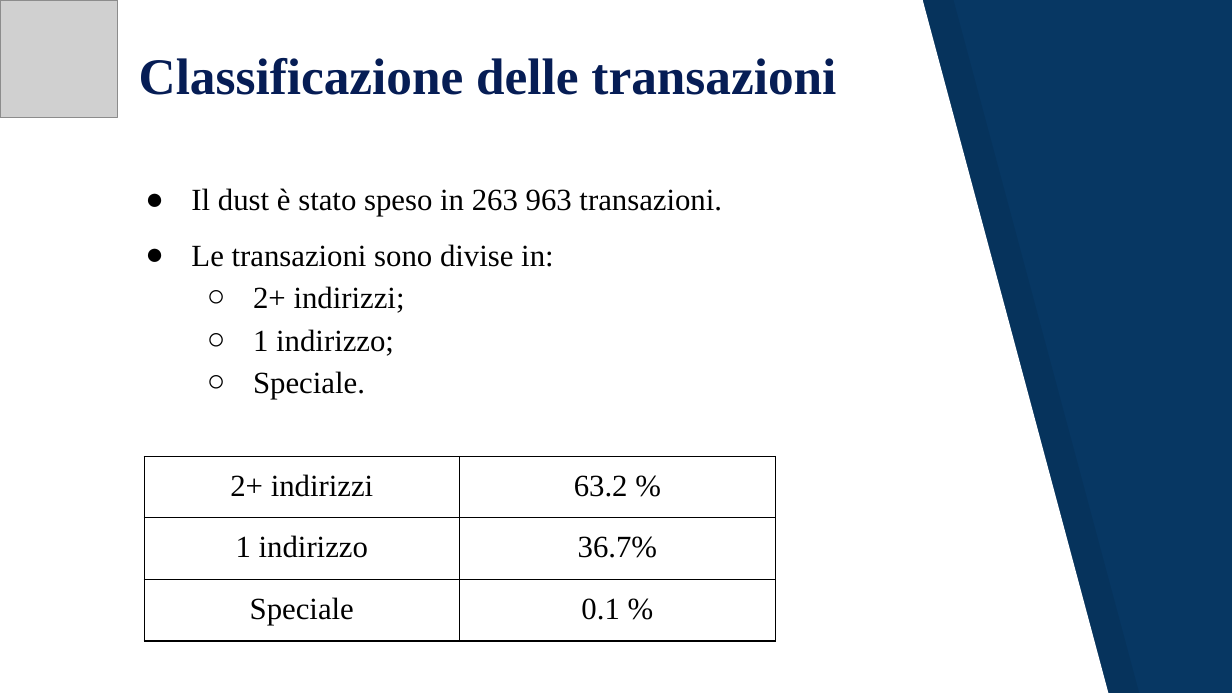
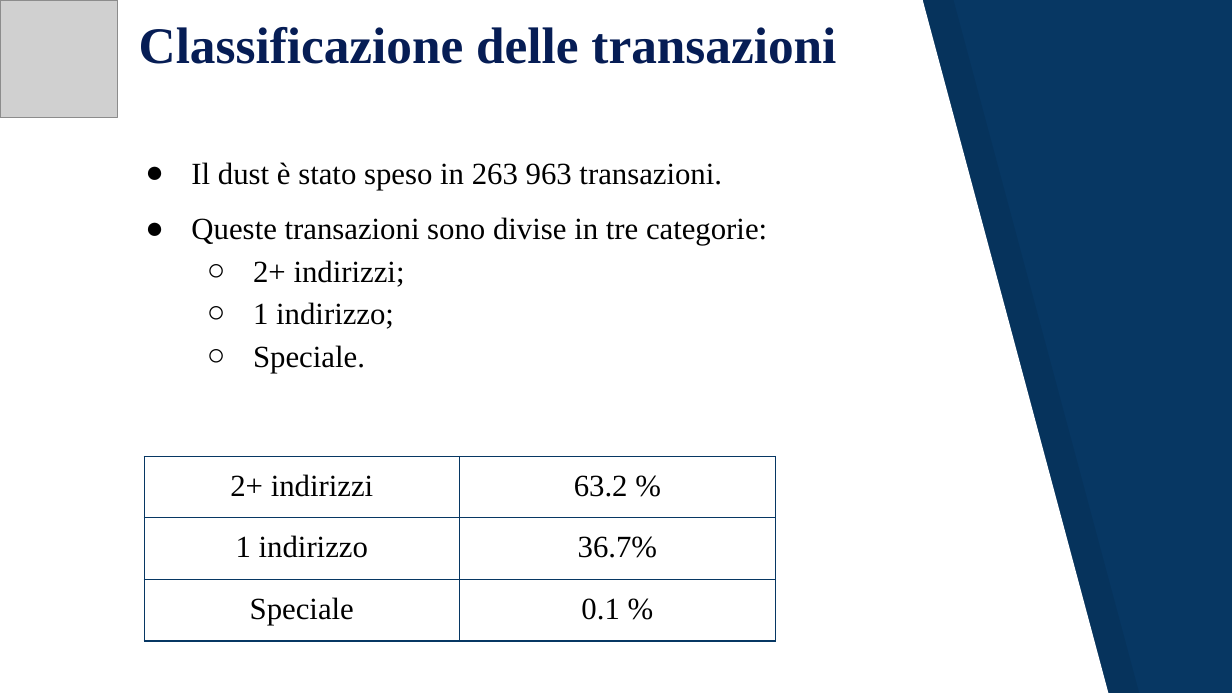
Before and after one commit to JacopoRaffi/Dust_Attack_Analysis, a slide deck: slide 15 of Dust Attack .pptx. Drawn at 1232x693 pixels with LibreOffice and Linux fonts; fonts in the diff are those of the drawing; grey boxes stand for pictures. Boxes give left, top, right and bottom in pixels: in the first picture for what was removed or moved away, otherwise in the second. Text is boxed around its words. In the diff, an @@ line names an element or a change of style, - is before the commit and + after.

```diff
--- a/Dust Attack .pptx
+++ b/Dust Attack .pptx
@@ title "Classificazione delle transazioni": place and size @@
-title "Classificazione delle transazioni" at box(139, 58, 836, 95)
+title "Classificazione delle transazioni" at box(139, 27, 836, 64)
@@ text "Il dust è stato speso ...": place and size @@
-text "Il dust è stato speso ..." at box(191, 188, 722, 399)
+text "Il dust è stato speso ..." at box(191, 162, 767, 373)
@@ text at box(191, 217, 767, 245): text changed @@
-● Le transazioni sono divise in:
+● Queste transazioni sono divise in tre categorie:
@@ table at box(144, 456, 775, 693) @@
@@ borders changed @@
```
Also in this commit, not shown: 14 other slides changed, 3 slides added, 4 slides removed, 1 other file.
